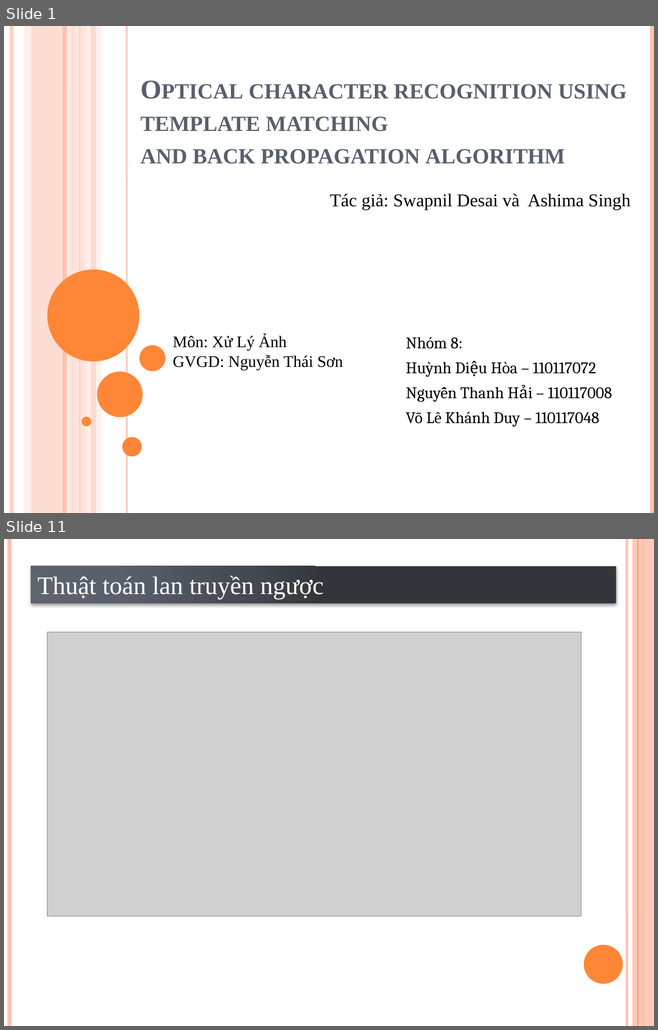
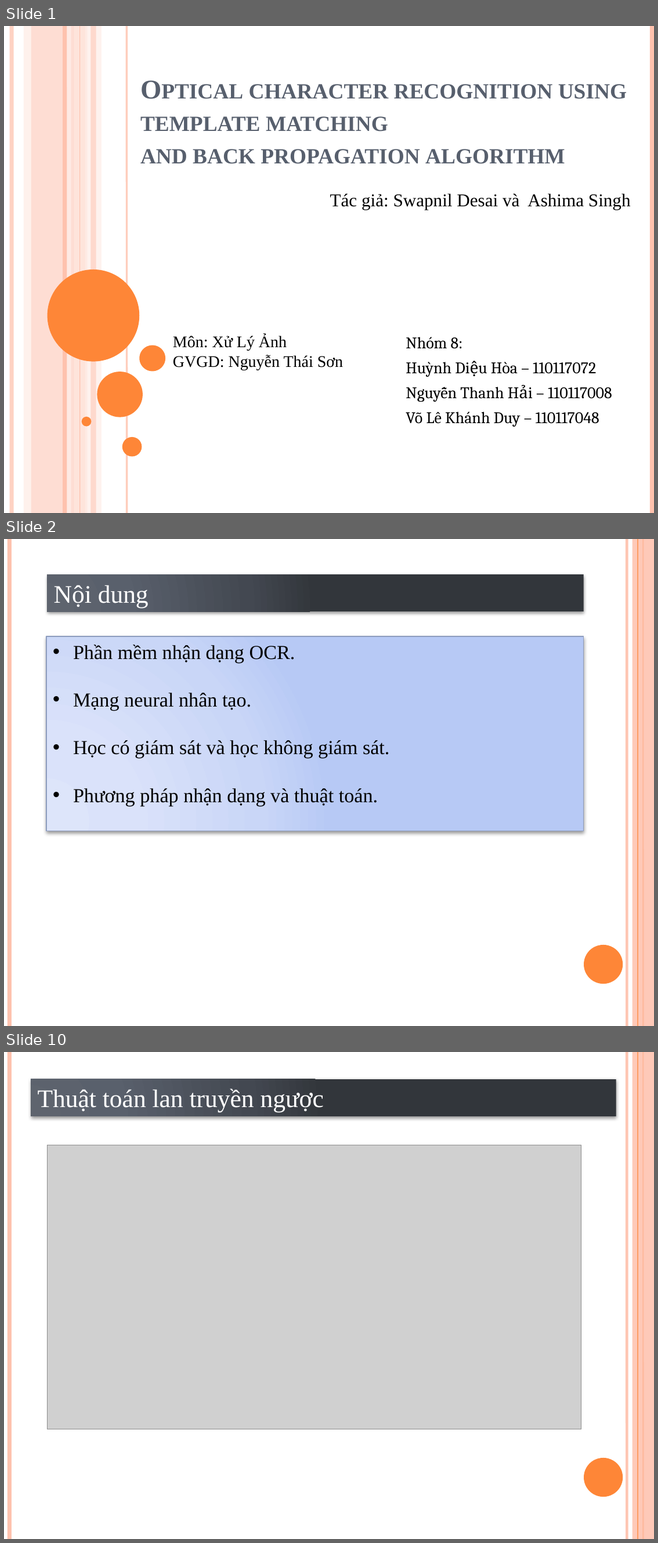
Before and after one commit to VoLeKhanhDuy/Xu_Ly_Anh, a slide deck: Optical character recognition using template matching.pptx. Shown one above the other, each under a label of ours: slides 1 and 11 before the commit, slides 1, 2 and 10 after it; the slides between them are not shown. The pictures are 658x1030 and 658x1543 pixels, drawn with LibreOffice and Linux fonts; fonts in the diff are those of the drawing; grey boxes stand for pictures. Boxes give left, top, right and bottom in pixels: in the first picture for what was removed or moved away, otherwise in the second. Text is boxed around its words. In the diff, an @@ line names an element or a change of style, - is before the commit and + after.

```diff
--- a/Optical character recognition using template matching.pptx
+++ b/Optical character recognition using template matching.pptx
@@ slide 2 added at <box>4,539,654,1026</box>, background #FFFFFF; not listed: 6 template elements that a slide beside it also shows @@
@@ rectangle added at <box>48,575,583,611</box>, fill gradient #5E656F to #5B616B to #444951 to #32363C, 28 pt, text #FFFFFF @@
+Nội dung
@@ rectangle added at <box>46,636,583,831</box>, fill gradient #DEE6FA to #DBE4F9 to #CAD7F7 to #B8CAF5, outline #8D9CBF 1 pt, 22 pt, text #000000 @@
+• Phần mềm nhận dạng OCR.
+• Mạng neural nhân tạo.
+• Học có giám sát và học không giám sát.
+• Phương pháp nhận dạng và thuật toán.
@@ what was slide 11 is now slide 10 @@
```
Also in this commit, not shown: 2 slides changed, 6 other slides added, 11 slides removed, 9 other files.
